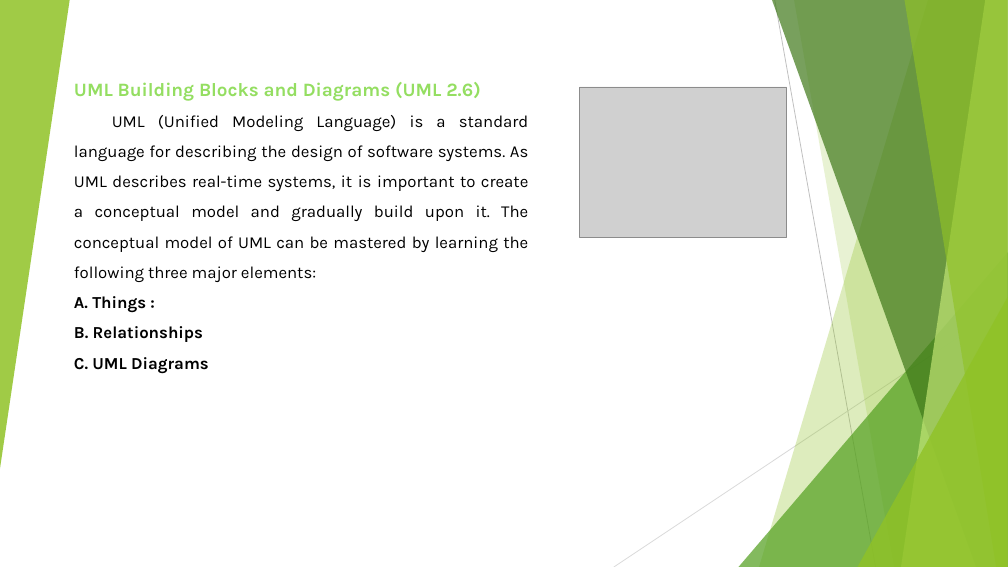
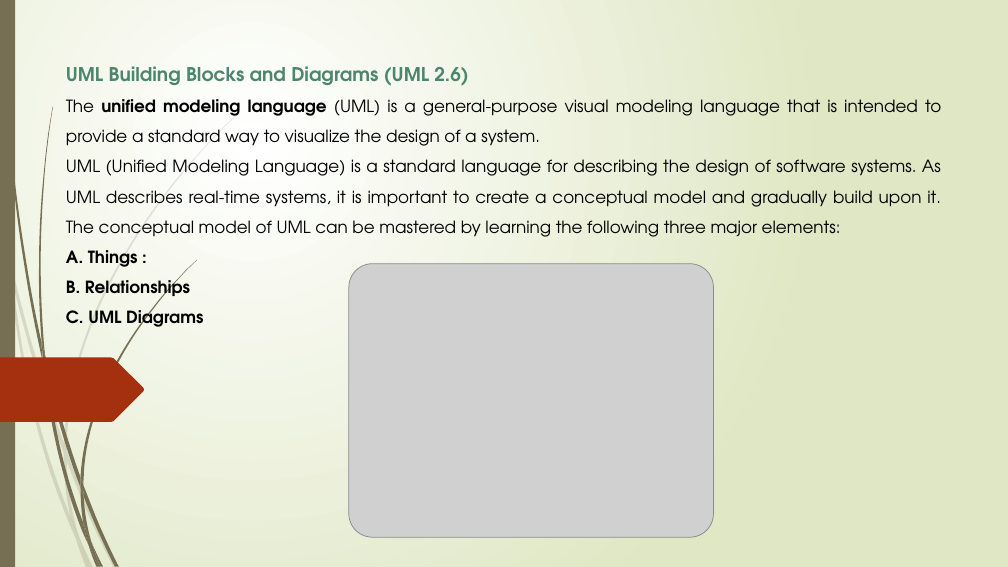
Before and after one commit to mohammadbtc100/courses, a slide deck: slide 4 of Software Engineering/00-Software-Engineering-Maz.pptx (slide 1 before the commit). Drawn at 1008x567 pixels with LibreOffice and Linux fonts; fonts in the diff are those of the drawing; grey boxes stand for pictures. Boxes give left, top, right and bottom in pixels: in the first picture for what was removed or moved away, otherwise in the second. Text is boxed around its words. In the diff, an @@ line names an element or a change of style, - is before the commit and + after.

```diff
--- a/Software Engineering/00-Software-Engineering-Maz.pptx
+++ b/Software Engineering/00-Software-Engineering-Maz.pptx
@@ background #FFFFFF to gradient #FFFFFF to #DFE8C4 @@
@@ group removed at (0, 0, 1008, 567): 5 freeform shapes, 3 triangles, 2 lines @@
@@ rectangle added at (0, 0, 15, 567), fill #766F54 @@
@@ text "UML Building Blocks and Diagrams ...": place and size @@
-text "UML Building Blocks and Diagrams ..." at (74, 82, 529, 374)
+text "UML Building Blocks and Diagrams ..." at (66, 66, 941, 332)
@@ text at (66, 66, 941, 332): font Karla to TeX Gyre Adventor in "UML Building Blocks and Diagrams (UML 2.6)", "UML (Unified Modeling Language) is a standard ...", "A. Things :", "B. Relationships" and 1 more places; text colour #94DE61 to #4B866E in "UML Building Blocks and Diagrams (UML 2.6)" @@
@@ picture removed at (580, 87, 787, 237) @@
@@ text at (66, 99, 941, 146): paragraph added @@
+The unified modeling language (UML) is a general-purpose visual modeling language that is intended to provide a standard way to visualize the design of a system.
@@ picture added at (349, 264, 713, 538) @@
@@ freeform shape added at (0, 358, 144, 422), fill #A53010 @@
@@ group added at (0, 116, 236, 567): 10 freeform shapes @@
@@ group added at (2, 0, 197, 567): 12 freeform shapes @@
```
Also in this commit, not shown: 5 other slides changed, 33 slides added, 5 slides removed.
